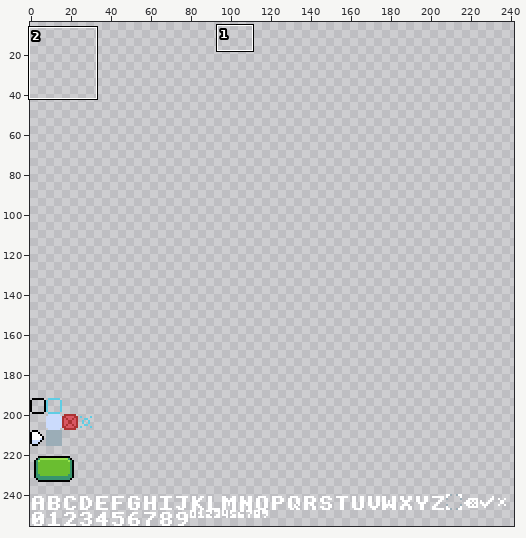
A sprite sheet gets an edit: client/res/img/spritesheet.png. Above, an overview of the earlier version with the close-up marked.
Close-up. Earlier state:
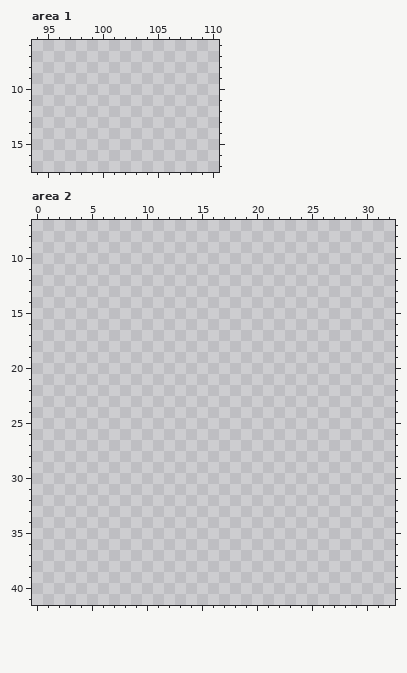
The file is 256x256 pixels. Shown: area 1: x 94..110, y 6..17; area 2: x 0..32, y 7..41. The wide view leaves out empty margins. The commit also changed other parts of the picture, which this record leaves out.
Now the later version:
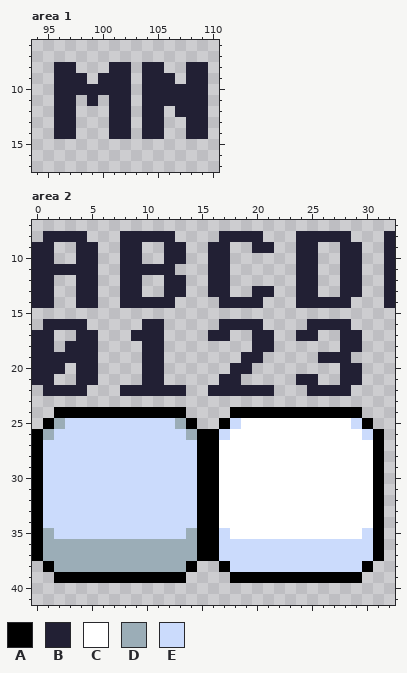
Palette (. is transparent): A #000000  B #222034  C #ffffff  D #9badb7  E #cbdbfc
What changed:
Area 1:
y 8: x 96..97 .. -> BB; x 101..102 .. -> BB; x 104..105 .. -> BB; x 108..109 .. -> BB
y 9: x 96..98 ... -> BBB; x 100..102 ... -> BBB; x 104..106 ... -> BBB; x 108..109 .. -> BB
y 10: x 96..102 ....... -> BBBBBBB; x 104..109 ...... -> BBBBBB
y 11: x 96..97 .. -> BB; x 99 . -> B; x 101..102 .. -> BB; x 104..109 ...... -> BBBBBB
y 12: x 96..97 .. -> BB; x 101..102 .. -> BB; x 104..105 .. -> BB; x 107..109 ... -> BBB
y 13..14: x 96..97 .. -> BB; x 101..102 .. -> BB; x 104..105 .. -> BB; x 108..109 .. -> BB
Area 2:
y 8: x 1..4 .... -> BBBB; x 8..12 ..... -> BBBBB; x 17..20 .... -> BBBB; x 24..28 ..... -> BBBBB; x 32 . -> B
y 9: x 0..1 .. -> BB; x 4..5 .. -> BB; x 8..9 .. -> BB; x 12..13 .. -> BB; x 16..17 .. -> BB; x 20..21 .. -> BB; x 24..25 .. -> BB; x 28..29 .. -> BB; x 32 . -> B
y 10: x 0..1 .. -> BB; x 4..5 .. -> BB; x 8..9 .. -> BB; x 12..13 .. -> BB; x 16..17 .. -> BB; x 24..25 .. -> BB; x 28..29 .. -> BB; x 32 . -> B
y 11: x 0..5 ...... -> BBBBBB; x 8..12 ..... -> BBBBB; x 16..17 .. -> BB; x 24..25 .. -> BB; x 28..29 .. -> BB; x 32 . -> B
y 12: x 0..1 .. -> BB; x 4..5 .. -> BB; x 8..9 .. -> BB; x 12..13 .. -> BB; x 16..17 .. -> BB; x 24..25 .. -> BB; x 28..29 .. -> BB; x 32 . -> B
y 13: x 0..1 .. -> BB; x 4..5 .. -> BB; x 8..9 .. -> BB; x 12..13 .. -> BB; x 16..17 .. -> BB; x 20..21 .. -> BB; x 24..25 .. -> BB; x 28..29 .. -> BB; x 32 . -> B
y 14: x 0..1 .. -> BB; x 4..5 .. -> BB; x 8..12 ..... -> BBBBB; x 17..20 .... -> BBBB; x 24..28 ..... -> BBBBB; x 32 . -> B
y 16: x 1..4 .... -> BBBB; x 10..11 .. -> BB; x 17..20 .... -> BBBB; x 25..28 .... -> BBBB
y 17: x 0..1 .. -> BB; x 4..5 .. -> BB; x 9..11 ... -> BBB; x 16..17 .. -> BB; x 20..21 .. -> BB; x 24..25 .. -> BB; x 28..29 .. -> BB
y 18: x 0..1 .. -> BB; x 3..5 ... -> BBB; x 10..11 .. -> BB; x 20..21 .. -> BB; x 28..29 .. -> BB
y 19: x 0..5 ...... -> BBBBBB; x 10..11 .. -> BB; x 19..20 .. -> BB; x 26..28 ... -> BBB
y 20: x 0..2 ... -> BBB; x 4..5 .. -> BB; x 10..11 .. -> BB; x 18..19 .. -> BB; x 28..29 .. -> BB
y 21: x 0..1 .. -> BB; x 4..5 .. -> BB; x 10..11 .. -> BB; x 17..18 .. -> BB; x 24..25 .. -> BB; x 28..29 .. -> BB
y 22: x 1..4 .... -> BBBB; x 8..13 ...... -> BBBBBB; x 16..21 ...... -> BBBBBB; x 25..28 .... -> BBBB
y 24: x 2..13 ............ -> AAAAAAAAAAAA; x 18..29 ............ -> AAAAAAAAAAAA
y 25: x 1..14 .............. -> ADEEEEEEEEEEDA; x 17..30 .............. -> AECCCCCCCCCCEA
y 26: x 0..31 ................................ -> ADEEEEEEEEEEEEDAAECCCCCCCCCCCCEA
y 27..34: x 0..31 ................................ -> AEEEEEEEEEEEEEEAACCCCCCCCCCCCCCA
y 35: x 0..31 ................................ -> ADEEEEEEEEEEEEDAAECCCCCCCCCCCCEA
y 36..37: x 0..31 ................................ -> ADDDDDDDDDDDDDDAAEEEEEEEEEEEEEEA
y 38: x 1..14 .............. -> ADDDDDDDDDDDDA; x 17..30 .............. -> AEEEEEEEEEEEEA
y 39: x 2..13 ............ -> AAAAAAAAAAAA; x 18..29 ............ -> AAAAAAAAAAAA
Changed places in both close-ups, as pixel boxes (x1, y1, x2, y2):
added: (54, 62, 208, 139)
added: (32, 231, 395, 583)
